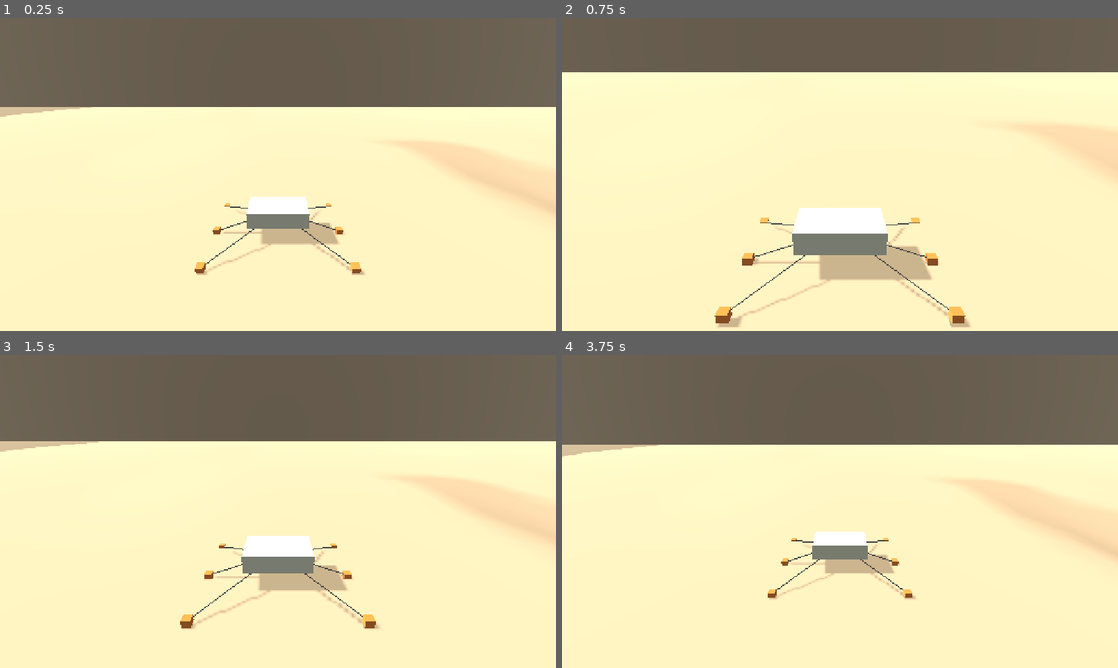
Above: before the commit, frames 1-4 (two rows, left to right).
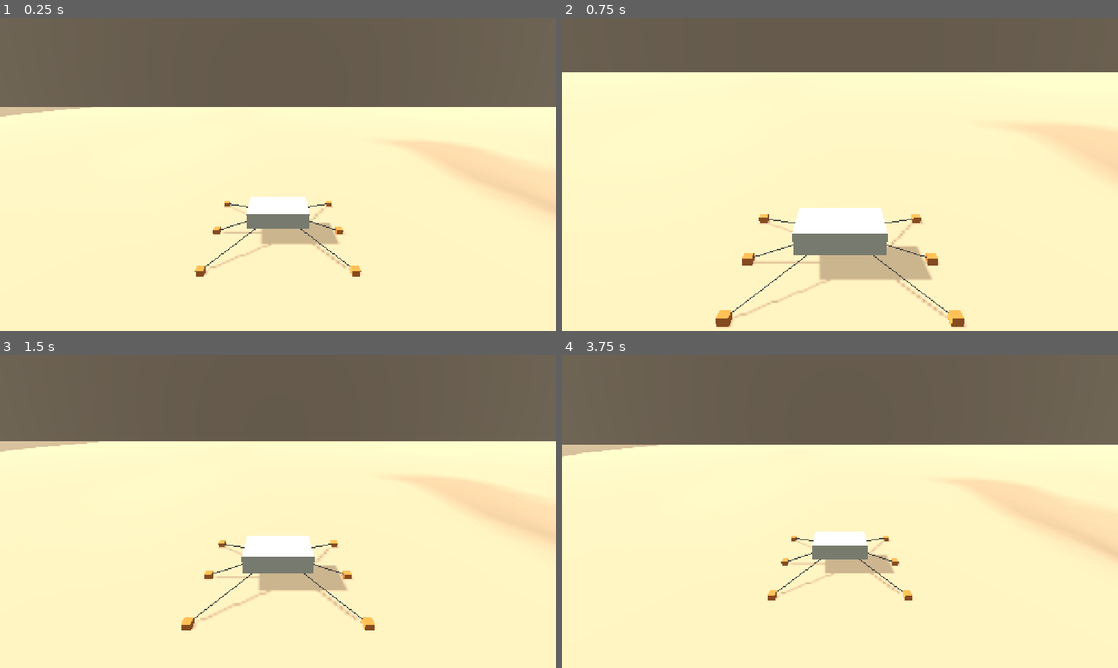
Above: after the commit, the same moments.

Repository: Oaken78/walkers-game
Game: Godot game, scene res://scenes/camera/camera_test.tscn
Same seed, same stepped clock (60 frames per second), same inputs: the game is played once before the commit and once after it. This scene is started directly instead of the project's main scene.
Inputs (mouse positions are in pixels of both pictures, inside the frame that each line leads up to):
- Up to frame 1 (0.25 s): no input
- Up to frame 2 (0.75 s): tap Enter at 0.5 s; move the mouse to (962, 158) at 0.52 s; hold E (strafe_right) from 0.53 s (still down); hold Right mouse button (aim) from 0.53 s (still down); click (962, 158) at 0.67 s
- Up to frame 3 (1.5 s): tap Mouse wheel up (zoom_in) at 0.8 s; release E (strafe_right) at 1.25 s; release Right mouse button (aim) at 1.25 s; tap Space at 1.25 s; drag from (166, 527) to (250, 574) at 1.27 s
- Up to frame 4 (3.75 s): tap Enter at 2, 3.5 s; move the mouse to (895, 442) at 2.02 s; hold E (strafe_right) 2.03-2.75 s; hold Mouse wheel down (zoom_out) 2.03-2.75 s; click (895, 442) at 2.17 s; right-click (895, 442) at 2.3 s; tap Space at 2.75 s; drag from (812, 574) to (673, 464) at 2.77 s; move the mouse to (1006, 558) at 3.52 s; hold Q (strafe_left) from 3.53 s (still down); hold Mouse wheel down (zoom_out) from 3.53 s (still down); click (1006, 558) at 3.6 s

The runs differ from the first frame. In frame 1, 0.4% of the frame differs, in the area x 35-66%, y 58-83%; in frame 2, 0.8%, in the area x 27-74%, y 62-99%; in frame 3, 0.5%; in frame 4, 0.3%.

Commit message:
fix(walkers): T04 review round 1 - physical-pixel mouse, own arm cast, grounded feet, stronger scenarios
verify -Tier 3 PASS: TEST tests=128 failures=0; SMOKE camera_orbit PASS errors=0 frames=764; boot, move_right, valley_overview PASS; SHOTS camera_orbit aim/cliff/cliff_open/default/pitch_high/pitch_low NEW, others SAME rmse=0. No SCRIPT ERROR or Ignoring script in test-output.txt.

Co-Authored-By: Claude Sonnet 5.5 <noreply@anthropic.com>
Claude-Session: https://claude.ai/code/session_011mKv51neumyCRJUk7i2FDP

Diff:
--- a/scripts/camera/camera_test.gd
+++ b/scripts/camera/camera_test.gd
@@ -16,7 +16,11 @@
 @export var workshop_spot: Vector2 = Vector2(-10.0, 25.0)
 @export var cliff_z: float = 100.0
 @export var cliff_wall_gap: float = 4.0
+@export var cliff_close_gap: float = 1.0
 
+var _feet: Array[MeshInstance3D] = []
+var _lines := ImmediateMesh.new()
+var _line_material: StandardMaterial3D
 var _walk_speed: float = 0.0
 var _walk_ticks: int = 0
 
@@ -62,6 +66,7 @@
 	pos += -_standin.global_basis.z * _walk_speed * delta
 	pos.y = _valley.floor_height(pos.x, pos.z) + ORIGIN_HEIGHT
 	_standin.global_position = pos
+	_fit_feet()
 
 
 ## spot: "workshop" or "cliff". The stand-in faces -Z (up-valley); the camera is snapped to it.
@@ -69,10 +74,13 @@
 	var xz := workshop_spot
 	if spot == "cliff":
 		xz = Vector2(ValleyLayout.WALL_LEFT_X + cliff_wall_gap, cliff_z)
+	elif spot == "cliff_close":
+		xz = Vector2(ValleyLayout.WALL_LEFT_X + cliff_close_gap, cliff_z)
 	_standin.global_transform = Transform3D(
 		Basis.IDENTITY, Vector3(xz.x, _valley.floor_height(xz.x, xz.y) + ORIGIN_HEIGHT, xz.y)
 	)
 	_walk_ticks = 0
+	_fit_feet()
 	_standin.reset_physics_interpolation()
 	_orbit.snap()
 
@@ -99,24 +107,36 @@
 	body.mesh = body_mesh
 	body.material_override = _material(BODY_COLOR)
 	_standin.add_child(body)
-	var lines := ImmediateMesh.new()
-	lines.surface_begin(Mesh.PRIMITIVE_LINES, _material(LINE_COLOR, true))
+	_line_material = _material(LINE_COLOR, true)
 	for sx: float in [-FOOT_X, FOOT_X]:
 		for fz: float in FOOT_ZS:
-			var foot_pos := Vector3(sx, -ORIGIN_HEIGHT + 0.5 * FOOT_SIZE.y, fz)
 			var foot := MeshInstance3D.new()
 			var foot_mesh := BoxMesh.new()
 			foot_mesh.size = FOOT_SIZE
 			foot.mesh = foot_mesh
 			foot.material_override = _material(FOOT_COLOR)
-			foot.position = foot_pos
+			foot.position = Vector3(sx, -ORIGIN_HEIGHT + 0.5 * FOOT_SIZE.y, fz)
 			_standin.add_child(foot)
-			lines.surface_add_vertex(Vector3.ZERO)
-			lines.surface_add_vertex(foot_pos)
-	lines.surface_end()
+			_feet.append(foot)
 	var line_node := MeshInstance3D.new()
-	line_node.mesh = lines
+	line_node.mesh = _lines
 	_standin.add_child(line_node)
+	_fit_feet()
+
+
+## Puts each foot on the ground under its own x, z (the terrain rises up-valley) and redraws the body lines.
+func _fit_feet() -> void:
+	if _feet.is_empty():
+		return
+	_lines.clear_surfaces()
+	_lines.surface_begin(Mesh.PRIMITIVE_LINES, _line_material)
+	for foot: MeshInstance3D in _feet:
+		var world: Vector3 = _standin.global_transform * Vector3(foot.position.x, 0.0, foot.position.z)
+		var ground: float = _valley.floor_height(world.x, world.z)
+		foot.global_position = Vector3(world.x, ground + 0.5 * FOOT_SIZE.y, world.z)
+		_lines.surface_add_vertex(Vector3.ZERO)
+		_lines.surface_add_vertex(foot.position)
+	_lines.surface_end()
 
 
 func _material(color: Color, unshaded: bool = false) -> StandardMaterial3D:
--- a/scripts/camera/orbit_camera.gd
+++ b/scripts/camera/orbit_camera.gd
@@ -48,6 +48,7 @@
 var _shake_duration: float = 0.0
 var _shake_amplitude: float = 0.0
 var _rng := RandomNumberGenerator.new()
+var _cast_shape := SphereShape3D.new()
 
 @onready var _pitch: Node3D = %Pitch
 @onready var _arm: SpringArm3D = %Arm
@@ -61,17 +62,18 @@
 	_arm.physics_interpolation_mode = Node.PHYSICS_INTERPOLATION_MODE_OFF
 	_camera.physics_interpolation_mode = Node.PHYSICS_INTERPOLATION_MODE_OFF
 	_rng.seed = 1234
+	# The rig owns the camera position: it casts the collision sphere itself every rendered frame, so the
+	# SpringArm3D (which only updates in the physics tick) is kept for the hierarchy but switched off.
 	_arm.collision_mask = WORLD_MASK
-	var sphere := SphereShape3D.new()
-	sphere.radius = collision_radius
-	_arm.shape = sphere
-	_arm.margin = 0.01
+	_arm.set_physics_process_internal(false)
+	_cast_shape.radius = collision_radius
+	_arm.shape = _cast_shape
 	_camera.make_current()
 	distance = clampf(distance, min_distance, max_distance)
 	_shown_distance = distance
 	current_fov = fov
 	_camera.fov = current_fov
-	if target != null:
+	if is_instance_valid(target):
 		set_angles(OrbitMath.behind_yaw(-target.global_basis.z), start_pitch_deg)
 		snap()
 	else:
@@ -80,12 +82,14 @@
 		Input.mouse_mode = Input.MOUSE_MODE_CAPTURED
 
 
+## Mouse look is read in _input so a HUD Control under the cursor cannot swallow it.
+func _input(event: InputEvent) -> void:
+	if event is InputEventMouseMotion and Input.mouse_mode == Input.MOUSE_MODE_CAPTURED:
+		orbit_event(event)
+
+
 func _unhandled_input(event: InputEvent) -> void:
-	if event is InputEventMouseMotion:
-		if Input.mouse_mode == Input.MOUSE_MODE_CAPTURED:
-			var motion: InputEventMouseMotion = event
-			orbit(motion.relative.x, motion.relative.y)
-	elif event.is_action_pressed("zoom_in"):
+	if event.is_action_pressed("zoom_in"):
 		zoom(1)
 	elif event.is_action_pressed("zoom_out"):
 		zoom(-1)
@@ -100,7 +104,9 @@
 func _process(delta: float) -> void:
 	_follow(delta)
 	_idle_s += delta
-	if recenter_enabled and target != null:
+	if is_aiming():
+		_idle_s = 0.0
+	if recenter_enabled and is_instance_valid(target):
 		var behind: float = OrbitMath.behind_yaw(-target.global_basis.z)
 		yaw_deg = OrbitMath.recenter_step(
 			yaw_deg,
@@ -110,11 +116,23 @@
 			delta,
 			recenter_delay,
 			recenter_rate_deg,
-			recenter_min_target_speed
+			recenter_min_target_speed,
+			is_aiming()
 		)
 	_ease_zoom_and_fov(delta)
 	_apply_rotation()
 	_apply_arm_and_shake(delta)
+
+
+## A mouse motion event, in physical pixels (screen_relative).
+func orbit_event(event: InputEventMouseMotion) -> void:
+	var angles: Vector2 = OrbitMath.motion_to_angles(
+		event, yaw_deg, pitch_deg, sensitivity_deg_per_px, invert_y, pitch_min_deg, pitch_max_deg
+	)
+	yaw_deg = angles.x
+	pitch_deg = angles.y
+	_idle_s = 0.0
+	_apply_rotation()
 
 
 ## Mouse motion in pixels. Rotation shows on this same frame (no smoothing).
@@ -153,7 +171,8 @@
 
 ## Crosshair ray hit point (world and enemies), else the point max_range along the view.
 func aim_point(max_range: float = 300.0) -> Vector3:
-	var from: Vector3 = _camera.global_position
+	# Start at the pivot (on the view ray), so things between the camera and the player are never hit.
+	var from: Vector3 = global_position
 	var to: Vector3 = from - _camera.global_basis.z * max_range
 	var query := PhysicsRayQueryParameters3D.create(from, to, WORLD_MASK | ENEMY_MASK)
 	var hit: Dictionary = get_world_3d().direct_space_state.intersect_ray(query)
@@ -172,7 +191,7 @@
 
 ## Jump to the target with no lag (spawn, teleport).
 func snap() -> void:
-	if target == null:
+	if not is_instance_valid(target):
 		return
 	global_position = _target_goal()
 	_last_target_pos = target.get_global_transform_interpolated().origin
@@ -186,7 +205,7 @@
 
 
 func _follow(delta: float) -> void:
-	if target == null or delta <= 0.0:
+	if not is_instance_valid(target) or delta <= 0.0:
 		return
 	var pos: Vector3 = target.get_global_transform_interpolated().origin
 	if _has_last_pos:
@@ -213,7 +232,7 @@
 
 func _apply_arm_and_shake(delta: float) -> void:
 	_arm.spring_length = _shown_distance
-	arm_length = OrbitMath.arm_length(_arm.get_hit_length(), _shown_distance, collision_min_distance)
+	arm_length = OrbitMath.arm_length(_cast_arm(), _shown_distance, collision_min_distance)
 	_camera.position = Vector3(0.0, 0.0, arm_length)
 	if _shake_duration > 0.0:
 		_shake_elapsed += delta
@@ -231,3 +250,18 @@
 	else:
 		_camera.h_offset = 0.0
 		_camera.v_offset = 0.0
+
+
+## Free length of the arm along the current view direction: a layer-1 sphere cast from the pivot, done in
+## this frame after the pivot and the angles moved. Returns the wanted distance when nothing is in the way.
+func _cast_arm() -> float:
+	var dir: Vector3 = OrbitMath.camera_offset(yaw_deg, pitch_deg, 1.0)
+	var query := PhysicsShapeQueryParameters3D.new()
+	query.shape = _cast_shape
+	query.transform = Transform3D(Basis.IDENTITY, global_position)
+	query.motion = dir * _shown_distance
+	query.collision_mask = WORLD_MASK
+	var result: PackedFloat32Array = get_world_3d().direct_space_state.cast_motion(query)
+	if result.is_empty():
+		return _shown_distance
+	return result[0] * _shown_distance
--- a/scripts/camera/orbit_math.gd
+++ b/scripts/camera/orbit_math.gd
@@ -3,6 +3,29 @@
 ## Pure maths for the orbit camera (GDD 5, 6, 10). No nodes, so unit tests cover the behaviour directly.
 ## Angles are degrees. Yaw 0 looks along -Z; positive yaw turns the view left (same as rotation.y).
 ## Pitch > 0 puts the camera above the pivot looking down; -10 is low, looking up.
+
+
+## Mouse motion event to new (yaw, pitch). Uses screen_relative (physical pixels): `relative` is scaled by the
+## canvas_items content scale, which would make the turn rate depend on the window size.
+static func motion_to_angles(
+	event: InputEventMouseMotion,
+	yaw: float,
+	pitch: float,
+	deg_per_px: float,
+	invert_y: bool,
+	pitch_min: float,
+	pitch_max: float
+) -> Vector2:
+	return mouse_to_angles(
+		yaw,
+		pitch,
+		event.screen_relative.x,
+		event.screen_relative.y,
+		deg_per_px,
+		invert_y,
+		pitch_min,
+		pitch_max
+	)
 
 
 ## Mouse motion in pixels to new (yaw, pitch). Mouse right turns the view right (yaw falls); mouse up tilts the
@@ -55,9 +78,11 @@
 	return Transform3D(basis, pivot + camera_offset(yaw, pitch, length))
 
 
-## Arm length after collision: the shorter of the hit and the wanted length, but never under min_len.
-static func arm_length(hit_length: float, wanted: float, min_len: float) -> float:
-	return maxf(minf(hit_length, wanted), minf(min_len, wanted))
+## Arm length after collision: the shorter of the hit and the wanted length. Rock wins over the 2 m minimum:
+## the camera never ends up behind rock seen from the pivot, so a hit closer than min_len is kept as it is.
+## min_len only guards against a degenerate hit (negative length).
+static func arm_length(hit_length: float, wanted: float, _min_len: float) -> float:
+	return maxf(minf(hit_length, wanted), 0.0)
 
 
 ## Linear move of a value toward a goal so that a full `span` takes `time` seconds.
@@ -82,9 +107,10 @@
 	delta: float,
 	delay_s: float,
 	rate_deg: float,
-	min_speed: float
+	min_speed: float,
+	aiming: bool = false
 ) -> float:
-	if idle_s < delay_s:
+	if aiming or idle_s < delay_s:
 		return yaw
 	if min_speed > 0.0 and target_speed <= min_speed:
 		return yaw
--- a/test/scenarios/camera_orbit.json
+++ b/test/scenarios/camera_orbit.json
@@ -20,7 +20,7 @@
     {"wait_frames": 10},
     {"assert_prop": {"node": "OrbitCamera", "prop": "pitch_deg", "op": "==", "value": 60}},
     {"screenshot": "pitch_high"},
-    {"call": {"node": "OrbitCamera", "method": "set_angles", "args": [30, 20]}},
+    {"call": {"node": "OrbitCamera", "method": "set_angles", "args": [0, 20]}},
     {"call": {"node": ".", "method": "hold_action", "args": ["aim", true]}},
     {"wait_frames": 20},
     {"assert_prop": {"node": "OrbitCamera", "prop": "current_fov", "op": ">=", "value": 49.5}},
@@ -30,26 +30,26 @@
     {"wait_frames": 20},
     {"assert_prop": {"node": "OrbitCamera", "prop": "current_fov", "op": ">=", "value": 69.5}},
     {"assert_prop": {"node": "OrbitCamera", "prop": "current_fov", "op": "<=", "value": 70.5}},
-    {"call": {"node": "OrbitCamera", "method": "zoom", "args": [-1]}},
-    {"call": {"node": "OrbitCamera", "method": "zoom", "args": [-1]}},
-    {"call": {"node": "OrbitCamera", "method": "zoom", "args": [-1]}},
-    {"call": {"node": "OrbitCamera", "method": "zoom", "args": [-1]}},
-    {"call": {"node": "OrbitCamera", "method": "zoom", "args": [-1]}},
+    {"action_press": "zoom_out", "frames": 1},
+    {"action_press": "zoom_out", "frames": 1},
+    {"action_press": "zoom_out", "frames": 1},
+    {"action_press": "zoom_out", "frames": 1},
+    {"action_press": "zoom_out", "frames": 1},
     {"assert_prop": {"node": "OrbitCamera", "prop": "distance", "op": "==", "value": 12}},
-    {"call": {"node": "OrbitCamera", "method": "zoom", "args": [1]}},
-    {"call": {"node": "OrbitCamera", "method": "zoom", "args": [1]}},
-    {"call": {"node": "OrbitCamera", "method": "zoom", "args": [1]}},
-    {"call": {"node": "OrbitCamera", "method": "zoom", "args": [1]}},
-    {"call": {"node": "OrbitCamera", "method": "zoom", "args": [1]}},
-    {"call": {"node": "OrbitCamera", "method": "zoom", "args": [1]}},
-    {"call": {"node": "OrbitCamera", "method": "zoom", "args": [1]}},
-    {"call": {"node": "OrbitCamera", "method": "zoom", "args": [1]}},
-    {"call": {"node": "OrbitCamera", "method": "zoom", "args": [1]}},
-    {"call": {"node": "OrbitCamera", "method": "zoom", "args": [1]}},
+    {"action_press": "zoom_in", "frames": 1},
+    {"action_press": "zoom_in", "frames": 1},
+    {"action_press": "zoom_in", "frames": 1},
+    {"action_press": "zoom_in", "frames": 1},
+    {"action_press": "zoom_in", "frames": 1},
+    {"action_press": "zoom_in", "frames": 1},
+    {"action_press": "zoom_in", "frames": 1},
+    {"action_press": "zoom_in", "frames": 1},
+    {"action_press": "zoom_in", "frames": 1},
+    {"action_press": "zoom_in", "frames": 1},
     {"assert_prop": {"node": "OrbitCamera", "prop": "distance", "op": "==", "value": 5}},
-    {"call": {"node": "OrbitCamera", "method": "zoom", "args": [-1]}},
-    {"call": {"node": "OrbitCamera", "method": "zoom", "args": [-1]}},
-    {"call": {"node": "OrbitCamera", "method": "zoom", "args": [-1]}},
+    {"action_press": "zoom_out", "frames": 1},
+    {"action_press": "zoom_out", "frames": 1},
+    {"action_press": "zoom_out", "frames": 1},
     {"assert_prop": {"node": "OrbitCamera", "prop": "distance", "op": "==", "value": 8}},
     {"wait_frames": 20},
     {"call": {"node": ".", "method": "place_standin", "args": ["cliff"]}},
@@ -58,7 +58,22 @@
     {"assert_prop": {"node": "OrbitCamera", "prop": "arm_length", "op": ">=", "value": 2}},
     {"assert_prop": {"node": "OrbitCamera", "prop": "arm_length", "op": "<", "value": 4}},
     {"assert_prop": {"node": ".", "prop": "camera_clear", "op": "==", "value": true}},
+    {"call": {"node": "OrbitCamera", "method": "set_angles", "args": [-40, 20]}},
+    {"wait_frames": 30},
+    {"assert_prop": {"node": "OrbitCamera", "prop": "arm_length", "op": "<", "value": 7}},
+    {"assert_prop": {"node": ".", "prop": "camera_clear", "op": "==", "value": true}},
     {"screenshot": "cliff"},
+    {"call": {"node": "OrbitCamera", "method": "set_angles", "args": [90, 20]}},
+    {"wait_frames": 30},
+    {"screenshot": "cliff_open"},
+    {"call": {"node": ".", "method": "place_standin", "args": ["cliff_close"]}},
+    {"call": {"node": "OrbitCamera", "method": "set_angles", "args": [90, 20]}},
+    {"wait_frames": 30},
+    {"call": {"node": "OrbitCamera", "method": "set_angles", "args": [-90, 20]}},
+    {"assert_prop": {"node": ".", "prop": "camera_clear", "op": "==", "value": true}},
+    {"assert_prop": {"node": "OrbitCamera", "prop": "arm_length", "op": "<", "value": 1}},
+    {"wait_frames": 20},
+    {"assert_prop": {"node": ".", "prop": "camera_clear", "op": "==", "value": true}},
     {"call": {"node": ".", "method": "place_standin", "args": ["workshop"]}},
     {"call": {"node": "OrbitCamera", "method": "set_angles", "args": [90, 20]}},
     {"wait_frames": 10},
@@ -73,6 +88,15 @@
     {"wait_frames": 120},
     {"assert_prop": {"node": ".", "prop": "yaw_error_deg", "op": ">=", "value": -5.0}},
     {"assert_prop": {"node": ".", "prop": "yaw_error_deg", "op": "<=", "value": 5}},
+    {"wait_frames": 70},
+    {"call": {"node": ".", "method": "place_standin", "args": ["workshop"]}},
+    {"call": {"node": "OrbitCamera", "method": "set_angles", "args": [90, 20]}},
+    {"call": {"node": ".", "method": "walk_standin", "args": [4.5, 4.0]}},
+    {"wait_frames": 118},
+    {"call": {"node": "OrbitCamera", "method": "orbit", "args": [1, 0]}},
+    {"wait_frames": 60},
+    {"assert_prop": {"node": ".", "prop": "yaw_error_deg", "op": ">=", "value": 35}},
+    {"assert_prop": {"node": ".", "prop": "yaw_error_deg", "op": "<=", "value": 55}},
     {"assert_no_errors": true}
   ]
 }
--- a/test/unit/test_orbit_camera.gd
+++ b/test/unit/test_orbit_camera.gd
@@ -90,8 +90,9 @@
 	assert_gt(before.z, 0.0, "yaw 0: camera sits at +Z, looking along -Z")
 
 
-func test_arm_never_shorter_than_2_m() -> void:
-	assert_eq(OrbitMath.arm_length(0.1, 8.0, 2.0), 2.0)
+func test_arm_is_shortened_by_rock_even_closer_than_the_2_m_minimum() -> void:
+	assert_eq(OrbitMath.arm_length(1.0, 8.0, 2.0), 1.0, "rock wins over the 2 m minimum")
+	assert_eq(OrbitMath.arm_length(0.1, 8.0, 2.0), 0.1)
 	assert_eq(OrbitMath.arm_length(3.0, 8.0, 2.0), 3.0)
 	assert_eq(OrbitMath.arm_length(20.0, 8.0, 2.0), 8.0)
 
@@ -137,6 +138,21 @@
 	assert_almost_eq(OrbitMath.behind_yaw(Vector3(0.0, 0.0, -1.0)), 0.0, 0.0001)
 	assert_almost_eq(absf(OrbitMath.behind_yaw(Vector3(0.0, 0.0, 1.0))), 180.0, 0.0001)
 	assert_almost_eq(OrbitMath.behind_yaw(Vector3(-1.0, 0.0, 0.0)), 90.0, 0.0001)
+
+
+func test_no_recentre_while_aiming() -> void:
+	var held: float = OrbitMath.recenter_step(90.0, 0.0, 5.0, 4.5, 0.1, 1.5, 90.0, 0.5, true)
+	assert_eq(held, 90.0)
+	var released: float = OrbitMath.recenter_step(90.0, 0.0, 5.0, 4.5, 0.1, 1.5, 90.0, 0.5, false)
+	assert_lt(released, 90.0)
+
+
+func test_mouse_event_turns_by_physical_pixels_not_content_scaled_ones() -> void:
+	var event := InputEventMouseMotion.new()
+	event.screen_relative = Vector2(100.0, 0.0)
+	event.relative = Vector2(67.0, 0.0)
+	var a: Vector2 = OrbitMath.motion_to_angles(event, 0.0, 20.0, SENS, false, -10.0, 60.0)
+	assert_almost_eq(a.x, -15.0, 0.0001, "100 physical px = 15 deg of yaw (right turns the view right)")
 
 
 func test_no_recentre_while_the_target_stands_still() -> void:
@@ -197,3 +213,48 @@
 func test_every_foot_is_in_frame_and_at_least_12_px_tall_at_1080p() -> void:
 	_check_footprint(STRIDER_FEET_X, STRIDER_FEET_Z, 0.96, "strider")
 	_check_footprint(CRAWLER_FEET_X, CRAWLER_FEET_Z, 0.36, "crawler")
+
+func _make_rig(target: Node3D) -> OrbitCamera:
+	var rig: OrbitCamera = load("res://scenes/camera/orbit_camera.tscn").instantiate()
+	rig.capture_mouse = false
+	rig.target = target
+	add_child_autofree(rig)
+	return rig
+
+
+func test_freed_target_is_survived() -> void:
+	var target := Node3D.new()
+	add_child(target)
+	var rig: OrbitCamera = _make_rig(target)
+	await wait_frames(2)
+	target.free()
+	await wait_frames(2)
+	rig.snap()
+	assert_true(is_instance_valid(rig), "rig still running after its target was freed")
+
+
+func test_aim_point_ignores_things_between_the_camera_and_the_player() -> void:
+	var target := Node3D.new()
+	add_child_autofree(target)
+	var rig: OrbitCamera = _make_rig(target)
+	rig.set_angles(0.0, 0.0)
+	var behind := _box(Vector3(0.0, 1.5, 4.0))
+	var ahead := _box(Vector3(0.0, 1.5, -10.0))
+	await wait_physics_frames(3)
+	var hit: Vector3 = rig.aim_point(100.0)
+	assert_almost_eq(hit.z, -9.0, 0.05, "hits the box ahead (face at z=-9), not the enemy behind the player")
+	behind.free()
+	ahead.free()
+
+
+func _box(pos: Vector3) -> StaticBody3D:
+	var body := StaticBody3D.new()
+	body.collision_layer = 4
+	var shape := CollisionShape3D.new()
+	var box := BoxShape3D.new()
+	box.size = Vector3(2.0, 2.0, 2.0)
+	shape.shape = box
+	body.add_child(shape)
+	add_child(body)
+	body.global_position = pos
+	return body
